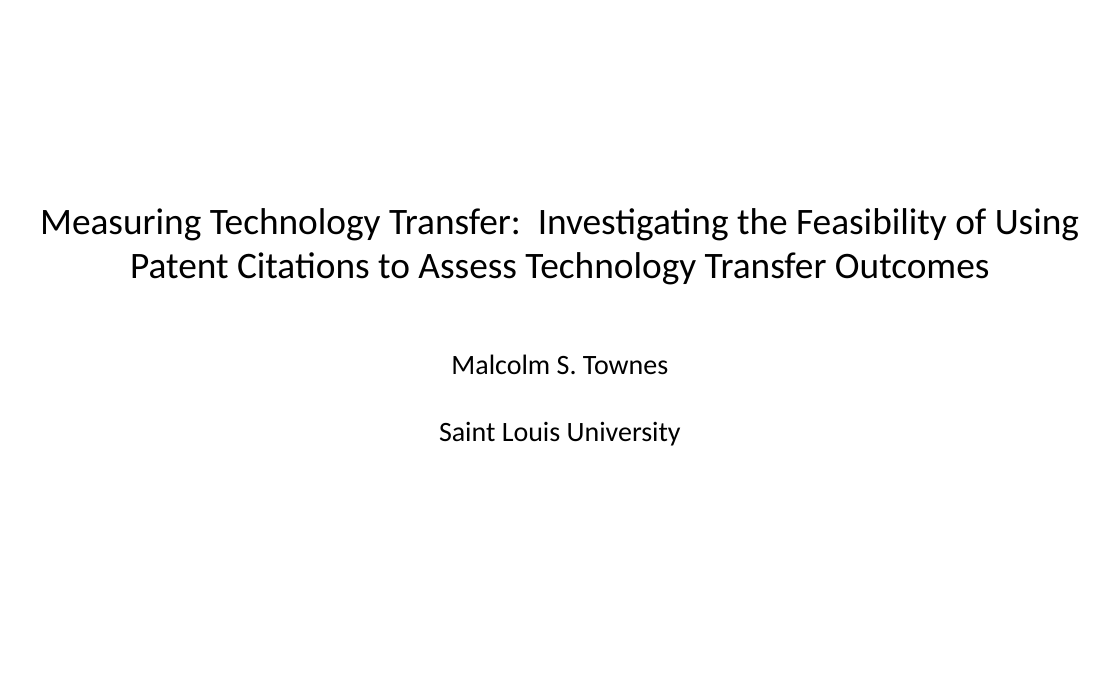
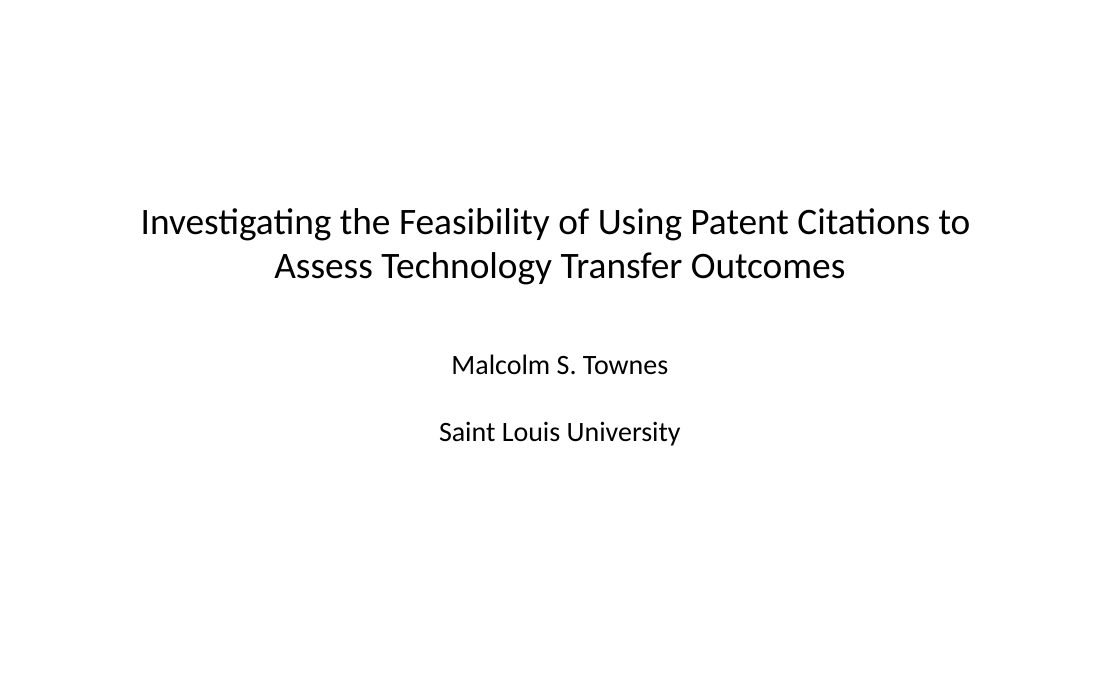
Before and after one commit to SLU-Courses-Townes/SOC6100, a slide deck: slide 1 of Presentations/Presentation02/Townes_SOC6100_Presentation02.pptx. Drawn at 1120x700 pixels with LibreOffice and Linux fonts; fonts in the diff are those of the drawing. Boxes give left, top, right and bottom in pixels: in the first picture for what was removed or moved away, otherwise in the second. Text is boxed around its words. In the diff, an @@ line names an element or a change of style, - is before the commit and + after.

```diff
--- a/Presentations/Presentation02/Townes_SOC6100_Presentation02.pptx
+++ b/Presentations/Presentation02/Townes_SOC6100_Presentation02.pptx
@@ text at [141,208,971,285]: text changed @@
-Measuring Technology Transfer: Investigating the Feasibility of Using Patent Citations to Assess Technology Transfer Outcomes
+Investigating the Feasibility of Using Patent Citations to
+Assess Technology Transfer Outcomes
```
Also in this commit, not shown: 4 other slides changed, 13 slides added, 1 slide removed.
